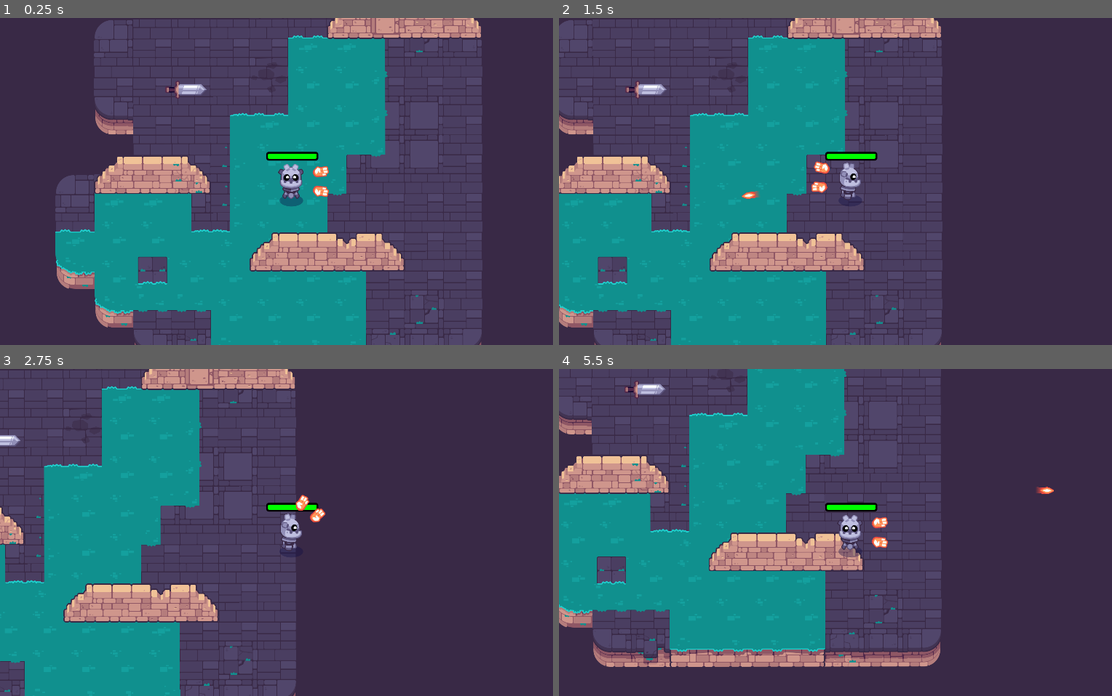
Above: before the commit, frames 1-4 (two rows, left to right).
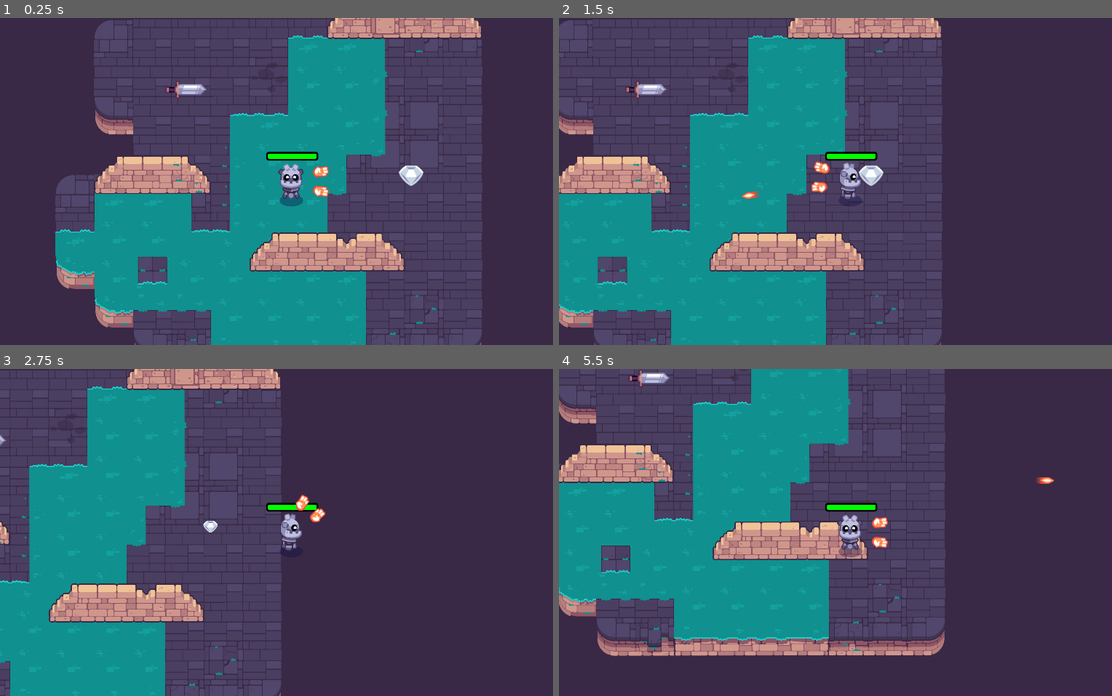
Above: after the commit, the same moments.

Repository: keliang5/Path-of-Sorcerers
Game: Godot game, scene res://bg.tscn
Two runs of this game, one before a commit and one after it. Both use one fixed random seed, a clock stepped at 60 frames per second and the inputs below.
Inputs (mouse positions are in pixels of both pictures, inside the frame that each line leads up to):
- Up to frame 1 (0.25 s): no input
- Up to frame 2 (1.5 s): tap Enter at 0.5 s; move the mouse to (979, 165) at 0.52 s; hold D (move_right) 0.53-1.25 s; click (979, 165) at 0.6 s; tap Space at 0.77 s; drag from (735, 197) to (658, 89) at 1.27 s
- Up to frame 3 (2.75 s): tap Space at 2 s; move the mouse to (348, 460) at 2.02 s; hold D (move_right) from 2.03 s (still down); click (348, 460) at 2.1 s
- Up to frame 4 (5.5 s): release D (move_right) at 2.75 s; drag from (818, 597) to (675, 483) at 2.77 s; tap Enter at 3.5 s; move the mouse to (1023, 581) at 3.52 s; hold A (move_left) 3.53-4.25 s; click (1023, 581) at 3.6 s; tap Space at 3.77 s; drag from (675, 483) to (846, 447) at 4.27 s; move the mouse to (879, 532) at 5.02 s; hold S (move_down) from 5.03 s (still down); click (879, 532) at 5.1 s

The runs differ from the first frame. In frame 1, 0.2% of the frame differs, in the area x 72-77%, y 45-52%; in frame 2, 0.2%; in frame 3, 11%; in frame 4, 18%, in the area x 0-90%, y 0-92%.
Error before the commit: Parse Error: Class "Pickups" hides a global script class. (res://pickups.tscn::GDScript_sbvoj:1)

Commit message:
L11 Pickups + animations + sound

Diff:
--- a/M10.twin_stick_workbook/Item.gd
+++ b/M10.twin_stick_workbook/Item.gd
@@ -1,5 +1,7 @@
 class_name Item extends Resource
-@export var Display_image: Texture2D = null
+@export var  display_name := ""
+@export var texture: Texture2D = null
+@export var sound_on_pickup: AudioStream = null
 
 func use(player: Player) -> void:
 	pass
--- a/M10.twin_stick_workbook/bg.tscn
+++ b/M10.twin_stick_workbook/bg.tscn
@@ -1,9 +1,19 @@
-[gd_scene load_steps=5 format=3 uid="uid://wf6nx66mvkdu"]
+[gd_scene load_steps=9 format=3 uid="uid://wf6nx66mvkdu"]
 
 [ext_resource type="PackedScene" uid="uid://cu2rb5dl4ljte" path="res://levels/rooms/room_a.tscn" id="1_jrp48"]
 [ext_resource type="PackedScene" uid="uid://d2sqhgwh575sl" path="res://player.tscn" id="2_8hwlr"]
 [ext_resource type="PackedScene" uid="uid://c71trewpqadc4" path="res://mob.tscn" id="3_fx21p"]
-[ext_resource type="PackedScene" uid="uid://bki1iijliqssx" path="res://pickups.tscn" id="4_26by1"]
+[ext_resource type="PackedScene" uid="uid://bki1iijliqssx" path="res://pickup.tscn" id="4_26by1"]
+[ext_resource type="Texture2D" uid="uid://biluxu10n4ttm" path="res://pickups/pickup_gem.png" id="5_4movo"]
+[ext_resource type="AudioStream" uid="uid://dsmj3ii4ncxyl" path="res://pickups/pickup_ice.wav" id="6_k4ufp"]
+[ext_resource type="Script" path="res://Speed_Item.gd" id="6_lwd6y"]
+
+[sub_resource type="Resource" id="Resource_qbuf4"]
+script = ExtResource("6_lwd6y")
+speed_up = 100.0
+display_name = "speed"
+texture = ExtResource("5_4movo")
+sound_on_pickup = ExtResource("6_k4ufp")
 
 [node name="Bg" type="Node2D"]
 
@@ -15,5 +25,7 @@
 [node name="Mob" parent="." instance=ExtResource("3_fx21p")]
 position = Vector2(432, 360)
 
-[node name="Pickups" parent="." instance=ExtResource("4_26by1")]
-position = Vector2(1135, 379)
+[node name="Pickup" parent="." instance=ExtResource("4_26by1")]
+position = Vector2(1174, 643)
+scale = Vector2(1.5, 1.5)
+item = SubResource("Resource_qbuf4")
--- /dev/null
+++ b/M10.twin_stick_workbook/pickup.gd
@@ -0,0 +1,27 @@
+@tool
+class_name Pickup extends Area2D
+
+@export var item: Item = null: set = set_item
+@onready var sprite: Sprite2D = %Sprite2D
+@onready var audio_stream_player: AudioStreamPlayer2D = %AudioStreamPlayer2D
+@onready var animation_player: AnimationPlayer = %AnimationPlayer
+
+
+func _ready() -> void:
+	set_item(item)
+	body_entered.connect(func(body: Node) -> void:
+		if body is Player:
+			item.use(body)
+			animation_player.play("destroy")
+			audio_stream_player.play()
+			animation_player.animation_finished.connect(func(animation_name: String) ->void:
+				queue_free()
+				)
+		)
+
+func set_item(value: Item) -> void:
+	item = value
+	if sprite!= null:
+		sprite.texture = item.texture
+	if audio_stream_player != null:
+		audio_stream_player.stream = item.sound_on_pickup
--- /dev/null
+++ b/M10.twin_stick_workbook/pickup.tscn
@@ -0,0 +1,61 @@
+[gd_scene load_steps=6 format=3 uid="uid://bki1iijliqssx"]
+
+[ext_resource type="Script" path="res://pickup.gd" id="1_m5x3a"]
+
+[sub_resource type="CircleShape2D" id="CircleShape2D_whg1m"]
+radius = 15.0
+
+[sub_resource type="Animation" id="Animation_4awdh"]
+resource_name = "destroy"
+length = 1.37
+tracks/0/type = "value"
+tracks/0/imported = false
+tracks/0/enabled = true
+tracks/0/path = NodePath("Sprite2D:scale")
+tracks/0/interp = 1
+tracks/0/loop_wrap = true
+tracks/0/keys = {
+"times": PackedFloat32Array(0, 1.36667),
+"transitions": PackedFloat32Array(1, 1),
+"update": 0,
+"values": [Vector2(1, 1), Vector2(1e-05, 1e-05)]
+}
+
+[sub_resource type="Animation" id="Animation_d200d"]
+length = 0.001
+tracks/0/type = "value"
+tracks/0/imported = false
+tracks/0/enabled = true
+tracks/0/path = NodePath("Sprite2D:scale")
+tracks/0/interp = 1
+tracks/0/loop_wrap = true
+tracks/0/keys = {
+"times": PackedFloat32Array(0),
+"transitions": PackedFloat32Array(1),
+"update": 0,
+"values": [Vector2(1, 1)]
+}
+
+[sub_resource type="AnimationLibrary" id="AnimationLibrary_kyte2"]
+_data = {
+"RESET": SubResource("Animation_d200d"),
+"destroy": SubResource("Animation_4awdh")
+}
+
+[node name="Pickup" type="Area2D"]
+script = ExtResource("1_m5x3a")
+
+[node name="Sprite2D" type="Sprite2D" parent="."]
+unique_name_in_owner = true
+
+[node name="CollisionShape2D" type="CollisionShape2D" parent="."]
+shape = SubResource("CircleShape2D_whg1m")
+
+[node name="AudioStreamPlayer2D" type="AudioStreamPlayer2D" parent="."]
+unique_name_in_owner = true
+
+[node name="AnimationPlayer" type="AnimationPlayer" parent="."]
+unique_name_in_owner = true
+libraries = {
+"": SubResource("AnimationLibrary_kyte2")
+}
--- a/M10.twin_stick_workbook/pickups.gd
+++ /dev/null
@@ -1,13 +0,0 @@
-class_name Pickups extends Area2D
-
-@export var item: Item = null
-@onready var sprite: Sprite2D = %Sprite2D
-
-
-func ready() -> void:
-	sprite.texture = item.Display_image
-	body_entered.connect(func(body: Node) -> void:
-		if body is Player:
-			item.use(body)
-			queue_free()
-)
--- a/M10.twin_stick_workbook/pickups.tscn
+++ /dev/null
@@ -1,27 +0,0 @@
-[gd_scene load_steps=3 format=3 uid="uid://bki1iijliqssx"]
-
-[sub_resource type="GDScript" id="GDScript_sbvoj"]
-script/source = "class_name Pickups extends Area2D
-
-@export var item: Item = null
-@onready var sprite: Sprite2D = $Sprite2D
-
-func ready() -> void:
-	sprite.texture = item.Display_image
-	body_entered.connect(func(body: Node) -> void:
-		if body is Player:
-			item.use(body)
-			queue_free()
-)
-"
-
-[sub_resource type="CircleShape2D" id="CircleShape2D_whg1m"]
-
-[node name="Pickups" type="Area2D"]
-script = SubResource("GDScript_sbvoj")
-
-[node name="Sprite2D" type="Sprite2D" parent="."]
-unique_name_in_owner = true
-
-[node name="CollisionShape2D" type="CollisionShape2D" parent="."]
-shape = SubResource("CircleShape2D_whg1m")
